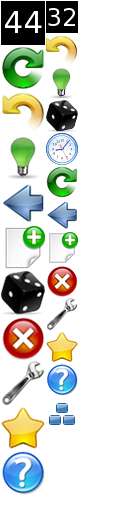
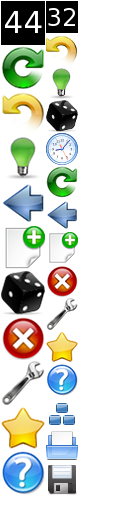
Before/after of a 128 x 512 layered artwork. What changed in the layer stack:
painted on "Image" over [46, 431, 78, 495]
painted on "Layout" over [46, 431, 78, 495]
